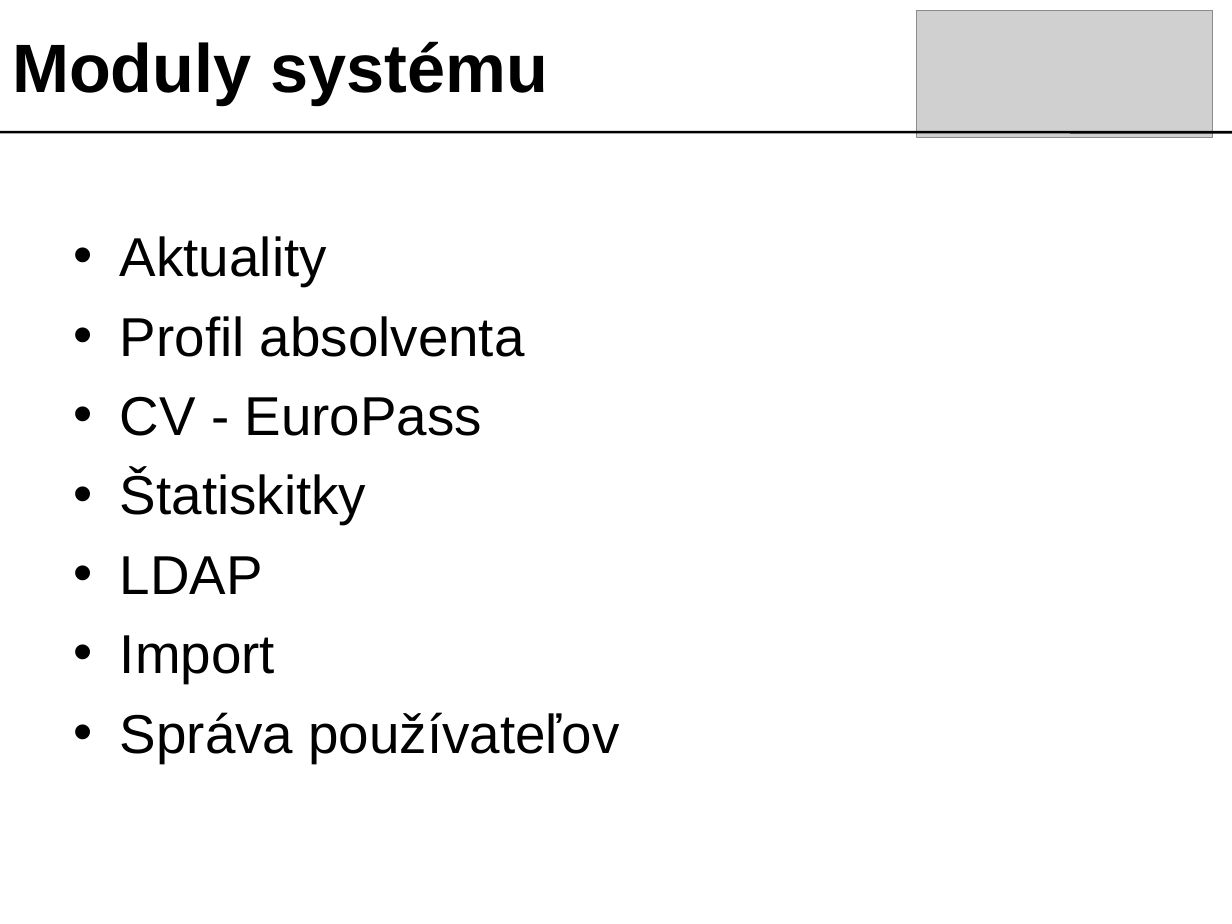
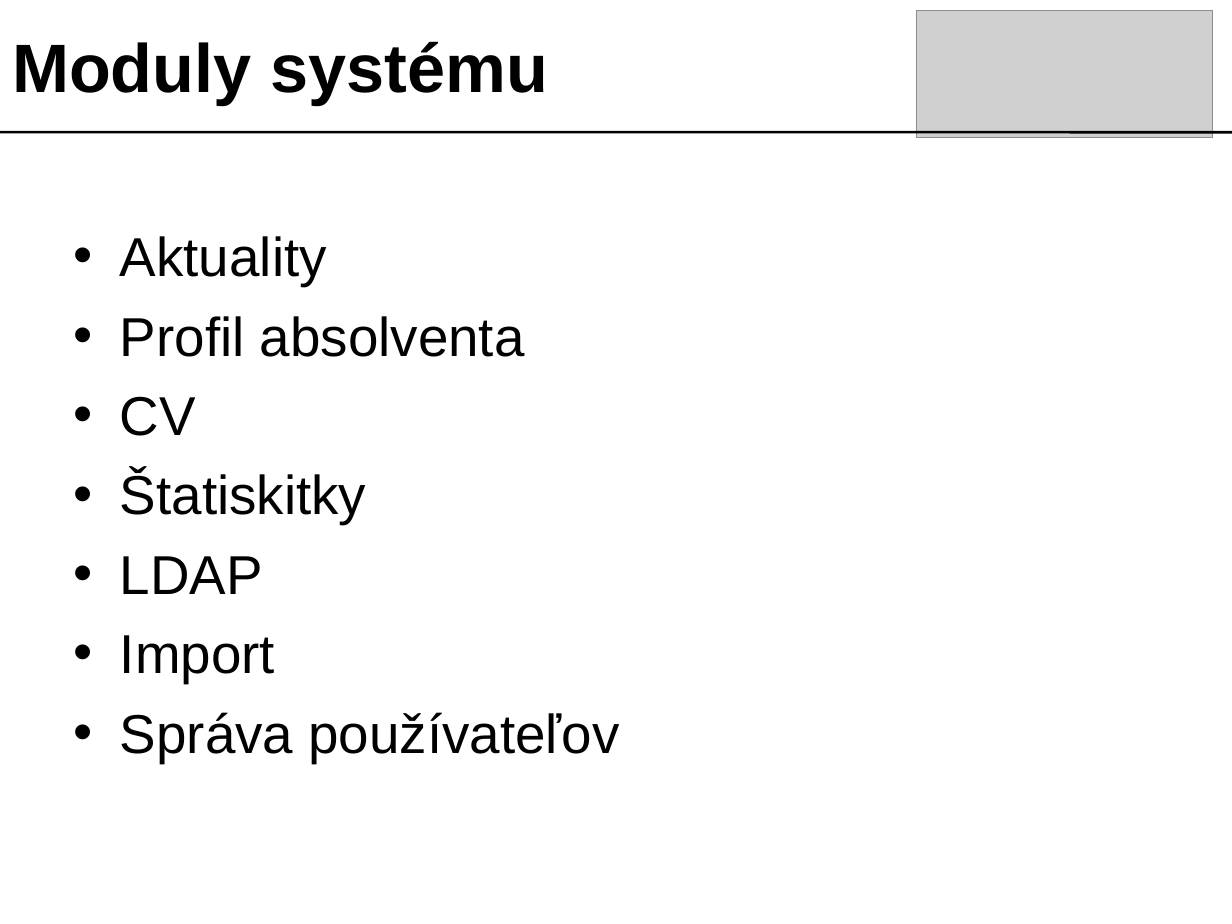
Before and after one commit to googlecode-mirror/timovy2007, a slide deck: slide 6 of doc/prezentacia/tech_presentation.ppt (slide 5 before the commit). Drawn at 1232x924 pixels with LibreOffice and Linux fonts; fonts in the diff are those of the drawing; grey boxes stand for pictures. Boxes give left, top, right and bottom in pixels: in the first picture for what was removed or moved away, otherwise in the second. Text is boxed around its words. In the diff, an @@ line names an element or a change of style, - is before the commit and + after.

```diff
--- a/doc/prezentacia/tech_presentation.ppt
+++ b/doc/prezentacia/tech_presentation.ppt
@@ text at box(120, 396, 196, 436): text changed @@
-• CV - EuroPass
+• CV
```
Also in this commit, not shown: 4 slides added, 2 slides removed.
